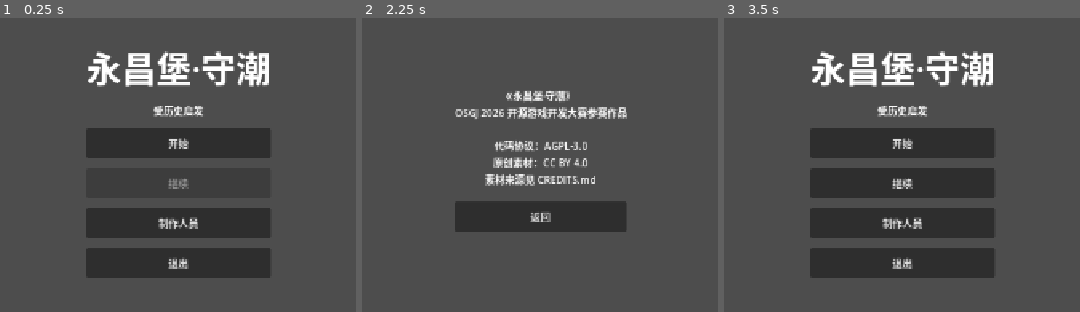
Above: before the commit, frames 1-3 (left to right).
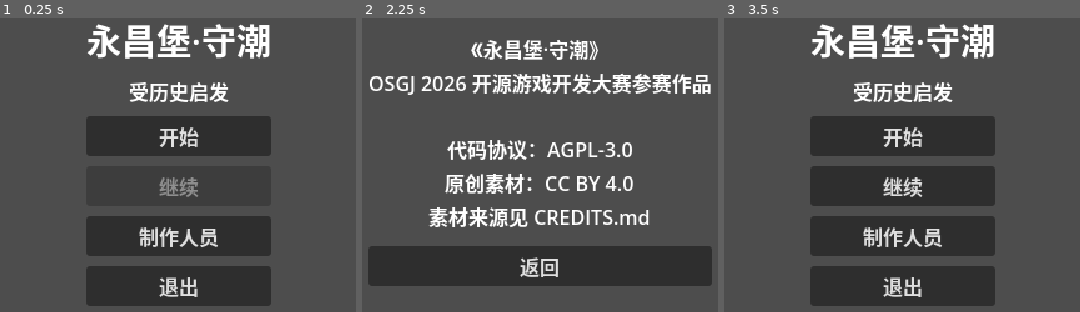
Above: after the commit, the same moments.

Repository: Karrhe/YongChang-public
Game: Godot game, scene res://scenes/menu/menu.tscn
Two runs of this game, one before a commit and one after it. Both use one fixed random seed, a clock stepped at 60 frames per second and the inputs below.
Inputs:
- Up to frame 1 (0.25 s): no input
- Up to frame 2 (2.25 s): click "开始" at 0.5 s; click "开始" at 1.25 s; click "制作人员" at 2 s
- Up to frame 3 (3.5 s): click "返回" at 2.75 s

The runs differ from the first frame. In frame 1, 21% of the frame differs, in the area x 24-77%, y 2-98%; in frame 2, 29%, in the area x 1-99%, y 7-92%; in frame 3, 23%.

Commit message:
SET: split rules, auto-load text tables, 640x360 display, save fields, fake battle/work
- Rules merges data/rules/*.json; each file has one top-level key named after the file
- Game loads every translation in data/text/, so new tables need no project.godot change
- Display: 640x360 viewport, integer scale, nearest filter, 1280x720 window
- SaveData v2: death_battle, elder_retired, hammer_text, granary_used per gen,
  named lanterns in three groups, roster with unit ids, story_mode, seen_hints
- Contract checks interface v2 inputs/results; fake battle and fake work use it
- Smoke test uses a temporary save path and no longer deletes the real save

Co-Authored-By: Claude Opus 5.5 <noreply@anthropic.com>

Diff:
--- /dev/null
+++ b/data/rules/core.json
@@ -0,0 +1,11 @@
+{
+	"_note": "公共规则（负责人维护）。data/rules/ 下每个 JSON 文件只有一个顶层键，键名等于文件名：core.json → core，battle.json → battle。Rules 启动时把它们合并成一张表，用 Rules.get_value(\"core.new_game.rice\") 读取。来源：WORK-001 v1.2 §2。",
+	"core": {
+		"new_game": {
+			"people": 8,
+			"rice": 6,
+			"materials": 2
+		},
+		"min_people": 4
+	}
+}
--- a/data/rules/rules.json
+++ /dev/null
@@ -1,10 +0,0 @@
-{
-	"_note": "所有可调的规则和数值。来源：BAT-001 v1.2、WORK-001 v1.2。第 1 天只放了劳作阶段的起始值，其余随功能逐步加入。",
-	"work": {
-		"start": {
-			"people": 8,
-			"rice": 6,
-			"materials": 2
-		}
-	}
-}
--- a/data/text/zh_main.csv
+++ b/data/text/zh_main.csv
@@ -13,3 +13,11 @@
 代码协议：AGPL-3.0
 原创素材：CC BY 4.0
 素材来源见 CREDITS.md"
+HAMMER_DEFAULT,石头要彼此咬住
+DEV_FAKE_BATTLE,假战斗
+DEV_FAKE_WORK,假劳作
+DEV_HELD,守住
+DEV_COSTLY,惨胜
+DEV_HERO_DIED,惨胜（主角阵亡）
+DEV_GOAL_MET,目标达成
+DEV_GOAL_NOT_MET,目标未达成
--- a/project.godot
+++ b/project.godot
@@ -23,17 +23,21 @@
 
 [display]
 
-window/size/viewport_width=1280
-window/size/viewport_height=720
-window/stretch/mode="canvas_items"
-window/stretch/aspect="expand"
+window/size/viewport_width=640
+window/size/viewport_height=360
+window/size/window_width_override=1280
+window/size/window_height_override=720
+window/stretch/mode="viewport"
+window/stretch/aspect="keep"
+window/stretch/scale_mode="integer"
 
 [internationalization]
 
-locale/translations=PackedStringArray("res://data/text/zh_main.zh.translation")
 locale/fallback="zh"
 
 [rendering]
 
+textures/canvas_textures/default_texture_filter=0
+
 renderer/rendering_method="gl_compatibility"
 renderer/rendering_method.mobile="gl_compatibility"
--- /dev/null
+++ b/scenes/flow/fake_battle.tscn
@@ -0,0 +1,12 @@
+[gd_scene load_steps=2 format=3]
+
+[ext_resource type="Script" path="res://scripts/flow/fake_battle.gd" id="1_fake_battle"]
+
+[node name="FakeBattle" type="Control"]
+layout_mode = 3
+anchors_preset = 15
+anchor_right = 1.0
+anchor_bottom = 1.0
+grow_horizontal = 2
+grow_vertical = 2
+script = ExtResource("1_fake_battle")
--- /dev/null
+++ b/scenes/flow/fake_work.tscn
@@ -0,0 +1,12 @@
+[gd_scene load_steps=2 format=3]
+
+[ext_resource type="Script" path="res://scripts/flow/fake_work.gd" id="1_fake_work"]
+
+[node name="FakeWork" type="Control"]
+layout_mode = 3
+anchors_preset = 15
+anchor_right = 1.0
+anchor_bottom = 1.0
+grow_horizontal = 2
+grow_vertical = 2
+script = ExtResource("1_fake_work")
--- /dev/null
+++ b/scripts/core/contract.gd
@@ -0,0 +1,131 @@
+class_name Contract
+extends RefCounted
+## 模块接口 v2（TEAM-001 §4）的字段检查。每个检查函数返回问题列表，空 = 合格。
+## 战斗、劳作的测试都可以用它检查自己的 result。
+
+const BATTLE_IDS := ["battle_1", "battle_2", "battle_3", "battle_4", "battle_5",
+	"battle_6", "battle_7", "battle_8", "battle_9"]
+const WORK_IDS := ["after_battle_1", "after_battle_2", "after_battle_4",
+	"after_battle_5", "after_battle_7", "after_battle_8"]
+const WALL_SLOT_IDS := ["A1", "A2", "A3", "B1", "B2", "B3", "C1", "C2", "C3",
+	"gate_A", "gate_B", "gate_C"]
+const WALL_TYPES := ["none", "fence", "stone"]
+const UNIT_TYPES := ["spearman", "crossbow", "craftsman", "courier"]
+const OUTCOMES := ["held", "costly"]
+const STORY_KEY_SLOTS := ["start", "end", "hero_death"]
+
+const BATTLE_INPUT_KEYS := {
+	"battle_id": TYPE_STRING, "roster": TYPE_ARRAY, "bonus_defenders": TYPE_INT,
+	"wall_slots": TYPE_DICTIONARY, "hungry": TYPE_INT, "story_mode": TYPE_BOOL,
+	"seen_hints": TYPE_ARRAY, "story_keys": TYPE_DICTIONARY,
+}
+const BATTLE_RESULT_KEYS := {
+	"battle_id": TYPE_STRING, "outcome": TYPE_STRING, "hero_died": TYPE_BOOL,
+	"elder_retired": TYPE_BOOL, "roster": TYPE_ARRAY, "defenders_lost": TYPE_INT,
+	"villagers_saved": TYPE_INT, "villagers_lost": TYPE_INT, "raiders_defeated": TYPE_INT,
+	"wall_slots": TYPE_DICTIONARY, "seen_hints": TYPE_ARRAY,
+}
+const WORK_KEYS := {
+	"work_id": TYPE_STRING, "gen": TYPE_INT, "people": TYPE_INT, "rice": TYPE_INT,
+	"materials": TYPE_INT, "hungry": TYPE_INT, "roster": TYPE_ARRAY,
+	"wall_slots": TYPE_DICTIONARY, "granary_used": TYPE_BOOL,
+}
+
+
+static func check_battle_input(input: Dictionary) -> PackedStringArray:
+	var errors := _check_keys("battle input", input, BATTLE_INPUT_KEYS)
+	if not input.has("hero") or not input.has("elder"):
+		errors.append("battle input: hero and elder must be present (null allowed)")
+	errors.append_array(_check_hero("hero", input.get("hero")))
+	errors.append_array(_check_hero("elder", input.get("elder")))
+	if not input.get("battle_id") in BATTLE_IDS:
+		errors.append("battle input: unknown battle_id %s" % input.get("battle_id"))
+	errors.append_array(_check_roster(input.get("roster", [])))
+	errors.append_array(_check_walls(input.get("wall_slots", {})))
+	var keys: Variant = input.get("story_keys", {})
+	if keys is Dictionary:
+		for slot: String in keys:
+			if not slot in STORY_KEY_SLOTS:
+				errors.append("battle input: unknown story_keys slot %s" % slot)
+	return errors
+
+
+static func check_battle_result(result: Dictionary) -> PackedStringArray:
+	var errors := _check_keys("battle result", result, BATTLE_RESULT_KEYS)
+	if not result.get("outcome") in OUTCOMES:
+		errors.append("battle result: outcome must be held or costly")
+	errors.append_array(_check_roster(result.get("roster", [])))
+	errors.append_array(_check_walls(result.get("wall_slots", {})))
+	return errors
+
+
+static func check_work_input(input: Dictionary) -> PackedStringArray:
+	var errors := _check_keys("work input", input, WORK_KEYS)
+	if not input.get("work_id") in WORK_IDS:
+		errors.append("work input: unknown work_id %s" % input.get("work_id"))
+	errors.append_array(_check_roster(input.get("roster", [])))
+	errors.append_array(_check_walls(input.get("wall_slots", {})))
+	return errors
+
+
+static func check_work_result(result: Dictionary) -> PackedStringArray:
+	var errors := _check_keys("work result", result, WORK_KEYS)
+	if typeof(result.get("goal_met")) != TYPE_BOOL:
+		errors.append("work result: goal_met must be bool")
+	errors.append_array(_check_roster(result.get("roster", [])))
+	errors.append_array(_check_walls(result.get("wall_slots", {})))
+	return errors
+
+
+static func _check_keys(label: String, data: Dictionary, spec: Dictionary) -> PackedStringArray:
+	var errors := PackedStringArray()
+	for key: String in spec:
+		if not data.has(key):
+			errors.append("%s: missing %s" % [label, key])
+			continue
+		var value: Variant = data[key]
+		var ok: bool = typeof(value) == spec[key]
+		if spec[key] == TYPE_ARRAY and value is PackedStringArray:
+			ok = true
+		if not ok:
+			errors.append("%s: %s has wrong type" % [label, key])
+	return errors
+
+
+static func _check_hero(label: String, hero: Variant) -> PackedStringArray:
+	var errors := PackedStringArray()
+	if hero == null:
+		return errors
+	if not hero is Dictionary or not int(hero.get("gen", 0)) in [1, 2, 3] \
+			or not hero.get("role") in ["hero", "companion"]:
+		errors.append("%s must be null or {gen: 1-3, role: hero|companion}" % label)
+	return errors
+
+
+static func _check_roster(roster: Variant) -> PackedStringArray:
+	var errors := PackedStringArray()
+	if not roster is Array:
+		return errors
+	var seen := {}
+	for unit: Variant in roster:
+		if not unit is Dictionary or not unit.get("type") in UNIT_TYPES \
+				or typeof(unit.get("id")) != TYPE_STRING:
+			errors.append("roster: bad unit %s" % str(unit))
+		elif seen.has(unit.id):
+			errors.append("roster: duplicate id %s" % unit.id)
+		else:
+			seen[unit.id] = true
+	return errors
+
+
+static func _check_walls(walls: Variant) -> PackedStringArray:
+	var errors := PackedStringArray()
+	if not walls is Dictionary:
+		return errors
+	for slot: String in walls:
+		var wall: Variant = walls[slot]
+		if not slot in WALL_SLOT_IDS:
+			errors.append("wall_slots: unknown slot %s" % slot)
+		elif not wall is Dictionary or not wall.get("type") in WALL_TYPES or not wall.get("hp") is Array:
+			errors.append("wall_slots: bad slot %s" % slot)
+	return errors
--- a/scripts/core/game.gd
+++ b/scripts/core/game.gd
@@ -1,30 +1,53 @@
 extends Node
 ## 全局游戏状态：保存 / 读取存档，取剧情文字，切换画面。
 
-const SAVE_PATH := "user://save.tres"
+const DEFAULT_SAVE_PATH := "user://save.tres"
+## 每个模块一张文本表，都放在这里。Godot 导入 CSV 后在旁边生成 .translation，
+## 启动时全部加载，所以新加一张表不用改 project.godot。
+const TEXT_DIR := "res://data/text/"
 
+## 测试改成临时路径，避免删掉真实存档。
+var save_path := DEFAULT_SAVE_PATH
 var save: SaveData = SaveData.new()
+## 已加载的文本表路径（测试检查用）。
+var text_tables: PackedStringArray = PackedStringArray()
 
 
 func _ready() -> void:
 	# 只做中文：不跟随系统语言。
 	TranslationServer.set_locale("zh")
+	load_text_tables()
+
+
+func load_text_tables() -> void:
+	for file_name in DirAccess.get_files_at(TEXT_DIR):
+		if file_name.get_extension() != "translation":
+			continue
+		var path := TEXT_DIR + file_name
+		if path in text_tables:
+			continue
+		var table := load(path)
+		if table is Translation:
+			TranslationServer.add_translation(table)
+			text_tables.append(path)
+		else:
+			push_error("Not a translation file: %s" % path)
 
 
 func new_game() -> void:
 	save = SaveData.new()
-	save.people = int(Rules.get_value("work.start.people", 0))
-	save.rice = int(Rules.get_value("work.start.rice", 0))
-	save.materials = int(Rules.get_value("work.start.materials", 0))
+	save.people = int(Rules.get_value("core.new_game.people", 0))
+	save.rice = int(Rules.get_value("core.new_game.rice", 0))
+	save.materials = int(Rules.get_value("core.new_game.materials", 0))
 	save.progress = "P1"
 
 
 func has_save() -> bool:
-	return ResourceLoader.exists(SAVE_PATH)
+	return ResourceLoader.exists(save_path)
 
 
 func save_game() -> void:
-	var err := ResourceSaver.save(save, SAVE_PATH)
+	var err := ResourceSaver.save(save, save_path)
 	if err != OK:
 		push_error("Save failed: %s" % error_string(err))
 
@@ -32,25 +55,40 @@
 func load_game() -> bool:
 	if not has_save():
 		return false
-	var loaded := ResourceLoader.load(SAVE_PATH, "", ResourceLoader.CACHE_MODE_IGNORE)
+	var loaded := ResourceLoader.load(save_path, "", ResourceLoader.CACHE_MODE_IGNORE)
 	if loaded is SaveData:
 		save = loaded
 		return true
 	return false
 
 
+func delete_save() -> void:
+	if has_save():
+		DirAccess.remove_absolute(ProjectSettings.globalize_path(save_path))
+
+
 ## 取剧情或界面文字。文本表里没有这一条时，显示 [待写: ID]。
 ## 文字里的 {名1} 换成文本表里固定的第一代主角名字（NAME_GEN1），
-## {名2} {名3} 换成玩家起的名字。
+## {名2} {名3} 换成玩家起的名字，{刻字} 换成石锤刻字。
 func text(id: String) -> String:
 	var value := tr(id)
 	if value == id:
 		return "[待写: %s]" % id
+	return fill_names(value)
+
+
+func fill_names(value: String) -> String:
 	if value.contains("{名1}"):
 		value = value.replace("{名1}", tr("NAME_GEN1"))
 	for i in save.names.size():
 		value = value.replace("{名%d}" % (i + 2), save.names[i])
+	if value.contains("{刻字}"):
+		value = value.replace("{刻字}", hammer_text())
 	return value
+
+
+func hammer_text() -> String:
+	return save.hammer_text if save.hammer_text != "" else tr("HAMMER_DEFAULT")
 
 
 func go_to(scene_path: String) -> void:
--- a/scripts/core/rules.gd
+++ b/scripts/core/rules.gd
@@ -1,9 +1,13 @@
 extends Node
-## 所有可调的规则和数值都从 data/rules/rules.json 读取，代码里不写死数值。
+## 所有可调的规则和数值都从 data/rules/*.json 读取，代码里不写死数值。
+## 每个文件只有一个顶层键，键名等于文件名（battle.json → "battle"），
+## 这样各任务包各管一个文件，不会互相覆盖。以下划线开头的键（如 "_note"）是注释，忽略。
 
-const RULES_PATH := "res://data/rules/rules.json"
+const RULES_DIR := "res://data/rules/"
 
 var data: Dictionary = {}
+## 读取时发现的问题（文件打不开、格式不对、键名和文件名不一致），测试会检查它为空。
+var errors: PackedStringArray = PackedStringArray()
 
 
 func _ready() -> void:
@@ -11,18 +15,41 @@
 
 
 func load_rules() -> void:
-	var file := FileAccess.open(RULES_PATH, FileAccess.READ)
+	data = {}
+	errors = PackedStringArray()
+	var files := DirAccess.get_files_at(RULES_DIR)
+	files.sort()
+	for file_name in files:
+		if file_name.get_extension() == "json":
+			_load_file(file_name)
+
+
+func _load_file(file_name: String) -> void:
+	var path := RULES_DIR + file_name
+	var file := FileAccess.open(path, FileAccess.READ)
 	if file == null:
-		push_error("Cannot open rules file: %s" % RULES_PATH)
+		_error("Cannot open rules file: %s" % path)
 		return
 	var parsed: Variant = JSON.parse_string(file.get_as_text())
-	if parsed is Dictionary:
-		data = parsed
-	else:
-		push_error("Rules file is not a JSON object: %s" % RULES_PATH)
+	if not parsed is Dictionary:
+		_error("Rules file is not a JSON object: %s" % path)
+		return
+	var expected := file_name.get_basename()
+	for key: String in parsed:
+		if key.begins_with("_"):
+			continue
+		if key != expected:
+			_error("Rules file %s must only have the top-level key \"%s\", found \"%s\"" % [path, expected, key])
+			continue
+		data[key] = parsed[key]
 
 
-## 按路径取值，例如 get_value("work.start.rice")。找不到时返回 default。
+func _error(message: String) -> void:
+	errors.append(message)
+	push_error(message)
+
+
+## 按路径取值，例如 get_value("core.new_game.rice")。找不到时返回 default。
 func get_value(path: String, default: Variant = null) -> Variant:
 	var node: Variant = data
 	for key in path.split("."):
--- a/scripts/core/save_data.gd
+++ b/scripts/core/save_data.gd
@@ -1,37 +1,74 @@
 class_name SaveData
 extends Resource
-## 跨战斗、跨代保存的全部状态（一个自动保存的资源）。
+## 跨战斗、跨代保存的全部状态（一个自动保存的资源）。只有 FLOW 写它（TEAM-001 §4）。
+## 代的下标：0 = 第一代，1 = 第二代，2 = 第三代。
+
+## 存档格式版本。以后改字段时加 1，读档时按版本补默认值。
+@export var version: int = 2
 
 ## 玩家起的名字，只有第二、三代：下标 0 = {名2}，下标 1 = {名3}。
 ## 第一代主角名字固定，写在文本表 NAME_GEN1 里，不进存档。
 @export var names: PackedStringArray = PackedStringArray(["", ""])
-## 每一代主角 / 同伴是否存活，下标 0–2 对应第一到第三代。
+## 石锤刻字：T1 起名之后输入。空 = 还没输入（显示时用文本表 HAMMER_DEFAULT）。
+@export var hammer_text: String = ""
+
+## 每一代主角 / 同伴是否存活（条件行要用）：
+## hero_alive      = [王成, {名2}, {名3}]
+## companion_alive = [阿棠, 周砚, 阿禾]
 @export var hero_alive: Array[bool] = [true, true, true]
 @export var companion_alive: Array[bool] = [true, true, true]
+## 每代主角死在哪一场，如 "battle_2"；空 = 没死。死亡阶段替换句按它换（剧本附录 D）。
+@export var death_battle: PackedStringArray = PackedStringArray(["", "", ""])
+## 第一代的长辈（王成或阿棠）在 G2-3 之后退休，之后只在剧情里出现。
+@export var elder_retired: bool = false
 
 @export var people: int = 0
 @export var rice: int = 0
 @export var materials: int = 0
 @export var hungry: int = 0
 
-## 训练过的守军（含教学单位），每项是兵种 ID，例如 "spearman"。
-@export var defenders: PackedStringArray = PackedStringArray()
+## 训练过的守军和教学单位，每项是 {"id": "u7", "type": "spearman"}（TEAM-001 §4 的 unit）。
+@export var roster: Array[Dictionary] = []
+## 下一个新单位用的编号，保证 id 不重复。
+@export var next_unit_id: int = 1
 
 ## 墙位：键是墙位 ID（如 "A1"、"gate_A"），值是 {"type": "none"/"fence"/"stone", "hp": [每一格的 HP]}。
 @export var wall_slots: Dictionary = {}
-@export var wall_goal_met: bool = false
+## 每代的目标卡是否达成（G2-6 看第二代的）。
+@export var goal_met: Array[bool] = [false, false, false]
+## 每代的宗族粮仓是否用过（WORK-001 §8，每代一次）。
+@export var granary_used: Array[bool] = [false, false, false]
 
-## 灯分三组：villager（乡亲）、defender（守军）、hero（主角和同伴，记名字）。
-@export var lanterns_villager: int = 0
-@export var lanterns_defender: int = 0
-@export var lantern_hero_names: PackedStringArray = PackedStringArray()
+## 灯分三组，每盏灯是 {"name": "陈阿六", "gen": 1, "battle": "battle_2"}：
+## villager（乡亲）、defender（守军，含教学单位和民兵）、hero（主角和同伴）。
+## 乡亲和守军的名字由 FLOW 在失去时从名字表按顺序取（BAT-001 §13）。
+@export var lanterns_villager: Array[Dictionary] = []
+@export var lanterns_defender: Array[Dictionary] = []
+@export var lanterns_hero: Array[Dictionary] = []
 
 @export var raiders_defeated: int = 0
 
-## 剧情选择 C1–C5："A" / "B"，没做过为空。
+## 剧情选择："C1"–"C5" → "A" / "B"，没做过就没有这个键。
 @export var choices: Dictionary = {}
-## 战斗结果 B1–B9："held"（守住）/ "costly"（惨胜）。
+## 战斗结果："battle_1"–"battle_9" → "held"（守住）/ "costly"（惨胜）。
+## 代码里不写 B1，会和墙位 B1 撞名（TEAM-001 §4）。
 @export var battle_results: Dictionary = {}
+
+## 剧情模式：海寇 HP −1，每场回合上限 +1（BAT-001 §8）。
+@export var story_mode: bool = false
+## 看过的教程提示 ID，只显示一次。
+@export var seen_hints: PackedStringArray = PackedStringArray()
 
 ## 当前进度：下一步要进入的流程节点 ID。
 @export var progress: String = ""
+
+
+## 新单位：分配一个不重复的 id。
+func new_unit(type: String) -> Dictionary:
+	var unit := {"id": "u%d" % next_unit_id, "type": type}
+	next_unit_id += 1
+	return unit
+
+
+func lantern_count() -> int:
+	return lanterns_villager.size() + lanterns_defender.size() + lanterns_hero.size()
--- /dev/null
+++ b/scripts/flow/fake_battle.gd
@@ -0,0 +1,45 @@
+extends Control
+## 假战斗：BAT 交付前顶替 res://scenes/battle/battle.tscn（TEAM-001 §1）。
+## 和真战斗同一个接口：setup(input) → finished(result)。按钮直接给结果。
+
+signal finished(result: Dictionary)
+
+var input: Dictionary = {}
+
+
+func setup(battle_input: Dictionary) -> void:
+	input = battle_input.duplicate(true)
+
+
+func _ready() -> void:
+	var box := DevUI.panel(self, "%s  %s" % [Game.text("DEV_FAKE_BATTLE"), input.get("battle_id", "")])
+	DevUI.button(box, "DEV_HELD", func() -> void: _finish("held", false))
+	DevUI.button(box, "DEV_COSTLY", func() -> void: _finish("costly", false))
+	var hero_btn := DevUI.button(box, "DEV_HERO_DIED", func() -> void: _finish("costly", true))
+	hero_btn.disabled = input.get("hero") == null
+
+
+## 按接口 v2 拼一份结果：守住时不失去人；惨胜时失去 2 个乡亲、1 个守军（名单最后一个）。
+static func make_result(battle_input: Dictionary, outcome: String, hero_died: bool) -> Dictionary:
+	var roster: Array = battle_input.get("roster", []).duplicate(true)
+	var defenders_lost := 0
+	if outcome == "costly" and not roster.is_empty():
+		roster.pop_back()
+		defenders_lost = 1
+	return {
+		"battle_id": battle_input.get("battle_id", ""),
+		"outcome": outcome,
+		"hero_died": hero_died and battle_input.get("hero") != null,
+		"elder_retired": false,
+		"roster": roster,
+		"defenders_lost": defenders_lost,
+		"villagers_saved": 4 if outcome == "held" else 3,
+		"villagers_lost": 0 if outcome == "held" else 2,
+		"raiders_defeated": 3,
+		"wall_slots": battle_input.get("wall_slots", {}).duplicate(true),
+		"seen_hints": Array(battle_input.get("seen_hints", [])),
+	}
+
+
+func _finish(outcome: String, hero_died: bool) -> void:
+	finished.emit(make_result(input, outcome, hero_died))
--- /dev/null
+++ b/scripts/flow/fake_work.gd
@@ -0,0 +1,23 @@
+extends Control
+## 假劳作：WORK 交付前顶替 res://scenes/work/work.tscn（TEAM-001 §1）。
+## 和真劳作同一个接口：setup(input) → finished(result)。资源、墙位、守军原样返回。
+
+signal finished(result: Dictionary)
+
+var input: Dictionary = {}
+
+
+func setup(work_input: Dictionary) -> void:
+	input = work_input.duplicate(true)
+
+
+func _ready() -> void:
+	var box := DevUI.panel(self, "%s  %s" % [Game.text("DEV_FAKE_WORK"), input.get("work_id", "")])
+	DevUI.button(box, "DEV_GOAL_MET", func() -> void: finished.emit(make_result(input, true)))
+	DevUI.button(box, "DEV_GOAL_NOT_MET", func() -> void: finished.emit(make_result(input, false)))
+
+
+static func make_result(work_input: Dictionary, goal_met: bool) -> Dictionary:
+	var result := work_input.duplicate(true)
+	result["goal_met"] = goal_met
+	return result
--- a/scripts/ui/credits.gd
+++ b/scripts/ui/credits.gd
@@ -9,7 +9,7 @@
 	center.set_anchors_and_offsets_preset(Control.PRESET_FULL_RECT)
 	add_child(center)
 	var box := VBoxContainer.new()
-	box.add_theme_constant_override("separation", 24)
+	box.add_theme_constant_override("separation", 12)
 	center.add_child(box)
 
 	var body := Label.new()
@@ -19,7 +19,7 @@
 
 	var back := Button.new()
 	back.text = Game.text("UI_BACK")
-	back.custom_minimum_size = Vector2(240, 48)
+	back.custom_minimum_size = Vector2(120, 24)
 	back.pressed.connect(func() -> void: Game.go_to(MENU_SCENE))
 	box.add_child(back)
 
--- /dev/null
+++ b/scripts/ui/dev_ui.gd
@@ -0,0 +1,26 @@
+class_name DevUI
+extends RefCounted
+## 假模块和开发用画面的简单界面，按 640×360 排。正式画面不用它。
+
+
+static func panel(parent: Control, title: String) -> VBoxContainer:
+	var center := CenterContainer.new()
+	center.set_anchors_and_offsets_preset(Control.PRESET_FULL_RECT)
+	parent.add_child(center)
+	var box := VBoxContainer.new()
+	box.add_theme_constant_override("separation", 8)
+	center.add_child(box)
+	var label := Label.new()
+	label.text = title
+	label.horizontal_alignment = HORIZONTAL_ALIGNMENT_CENTER
+	box.add_child(label)
+	return box
+
+
+static func button(parent: Node, text_id: String, callback: Callable) -> Button:
+	var btn := Button.new()
+	btn.text = Game.text(text_id)
+	btn.custom_minimum_size = Vector2(160, 24)
+	btn.pressed.connect(callback)
+	parent.add_child(btn)
+	return btn
--- a/scripts/ui/menu.gd
+++ b/scripts/ui/menu.gd
@@ -9,12 +9,12 @@
 	center.set_anchors_and_offsets_preset(Control.PRESET_FULL_RECT)
 	add_child(center)
 	var box := VBoxContainer.new()
-	box.add_theme_constant_override("separation", 16)
+	box.add_theme_constant_override("separation", 8)
 	center.add_child(box)
 
 	var title := Label.new()
 	title.text = Game.text("UI_TITLE")
-	title.add_theme_font_size_override("font_size", 56)
+	title.add_theme_font_size_override("font_size", 28)
 	title.horizontal_alignment = HORIZONTAL_ALIGNMENT_CENTER
 	box.add_child(title)
 
@@ -33,7 +33,7 @@
 func _add_button(parent: Node, text_id: String, callback: Callable) -> Button:
 	var button := Button.new()
 	button.text = Game.text(text_id)
-	button.custom_minimum_size = Vector2(240, 48)
+	button.custom_minimum_size = Vector2(120, 24)
 	button.pressed.connect(callback)
 	parent.add_child(button)
 	return button
--- a/tests/smoke_test.gd
+++ b/tests/smoke_test.gd
@@ -1,15 +1,29 @@
 extends Node
-## 冒烟测试：检查文本表、规则读取、存档读写。
+## 冒烟测试：检查文本表、规则读取、存档读写、假模块的接口。
 ## 运行：godot --headless --path . res://tests/smoke_test.tscn
+## 用临时存档路径，不会碰真实存档。
+
+const TEST_SAVE_PATH := "user://test_smoke_save.tres"
+const FakeBattle := preload("res://scripts/flow/fake_battle.gd")
+const FakeWork := preload("res://scripts/flow/fake_work.gd")
 
 var failures := 0
 
 
 func _ready() -> void:
+	var real_path := Game.save_path
+	var real_save := Game.save
+	Game.save_path = TEST_SAVE_PATH
+
 	_check("文本表能读到标题", Game.text("UI_TITLE") == "永昌堡·守潮")
+	_check("文本表从 data/text 自动加载", Game.text_tables.size() >= 1)
 	_check("缺少的场景显示待写", Game.text("G1-2_A") == "[待写: G1-2_A]")
-	_check("规则能读到初始粮食", int(Rules.get_value("work.start.rice", -1)) == 6)
+	_check("规则文件都合格", Rules.errors.is_empty())
+	_check("规则能读到初始粮食", int(Rules.get_value("core.new_game.rice", -1)) == 6)
 	_check("找不到的规则返回默认值", Rules.get_value("no.such.key", 42) == 42)
+	_check("基础分辨率 640×360",
+		ProjectSettings.get_setting("display/window/size/viewport_width") == 640
+		and ProjectSettings.get_setting("display/window/size/viewport_height") == 360)
 
 	Game.new_game()
 	_check("第一代名字固定", tr("NAME_GEN1") == "王成")
@@ -18,18 +32,64 @@
 	Game.save.names[1] = "第三代"
 	var tmp := Translation.new()
 	tmp.locale = "zh"
-	tmp.add_message("TEST_NAMES", "{名1}/{名2}/{名3}")
+	tmp.add_message("TEST_NAMES", "{名1}/{名2}/{名3}/{刻字}")
 	TranslationServer.add_translation(tmp)
-	_check("名字占位符替换正确", Game.text("TEST_NAMES") == "王成/测试名/第三代")
+	_check("名字和刻字占位符替换正确", Game.text("TEST_NAMES") == "王成/测试名/第三代/石头要彼此咬住")
 	TranslationServer.remove_translation(tmp)
 	_check("新游戏使用规则里的初始人口", Game.save.people == 8)
+
+	var u1 := Game.save.new_unit("spearman")
+	var u2 := Game.save.new_unit("craftsman")
+	_check("新单位 id 不重复", u1.id != u2.id)
+	Game.save.roster = [u1, u2]
+	Game.save.death_battle[0] = "battle_2"
+	Game.save.lanterns_defender.append({"name": "陈阿六", "gen": 1, "battle": "battle_2"})
+	Game.save.hammer_text = "测试刻字"
 	Game.save_game()
 	Game.save.people = 0
-	_check("存档能读回", Game.load_game() and Game.save.people == 8 and Game.save.names[0] == "测试名")
+	var loaded := Game.load_game()
+	_check("存档能读回", loaded and Game.save.people == 8 and Game.save.names[0] == "测试名")
+	_check("新字段能读回", loaded and Game.save.roster.size() == 2
+		and Game.save.death_battle[0] == "battle_2"
+		and Game.save.lanterns_defender[0].name == "陈阿六"
+		and Game.save.hammer_text == "测试刻字")
+	Game.delete_save()
+	_check("测试存档已删除", not Game.has_save())
 
-	DirAccess.remove_absolute(ProjectSettings.globalize_path(Game.SAVE_PATH))
+	_check_fakes()
+
+	Game.save_path = real_path
+	Game.save = real_save
+	_check("真实存档路径没变", Game.save_path == Game.DEFAULT_SAVE_PATH)
 	print("SMOKE TEST: %s" % ("PASS" if failures == 0 else "FAIL (%d)" % failures))
 	get_tree().quit(failures)
+
+
+func _check_fakes() -> void:
+	var walls := {"A1": {"type": "fence", "hp": [2, 2]}, "gate_A": {"type": "none", "hp": [0]}}
+	var battle_input := {
+		"battle_id": "battle_2", "hero": {"gen": 1, "role": "hero"}, "elder": null,
+		"roster": [{"id": "u1", "type": "spearman"}, {"id": "u2", "type": "craftsman"}],
+		"bonus_defenders": 0, "wall_slots": walls, "hungry": 0, "story_mode": false,
+		"seen_hints": [], "story_keys": {"start": [], "end": [], "hero_death": []},
+	}
+	_check("假战斗的输入合格", Contract.check_battle_input(battle_input).is_empty())
+	for outcome in ["held", "costly"]:
+		var result := FakeBattle.make_result(battle_input, outcome, outcome == "costly")
+		var errors := Contract.check_battle_result(result)
+		_check("假战斗的结果合格（%s）" % outcome, errors.is_empty())
+		for e in errors:
+			print("    ", e)
+	_check("假战斗不改输入", battle_input.roster.size() == 2)
+
+	var work_input := {
+		"work_id": "after_battle_1", "gen": 1, "people": 8, "rice": 6, "materials": 2,
+		"hungry": 0, "roster": battle_input.roster, "wall_slots": walls, "granary_used": false,
+	}
+	_check("假劳作的输入合格", Contract.check_work_input(work_input).is_empty())
+	var work_result := FakeWork.make_result(work_input, true)
+	_check("假劳作的结果合格", Contract.check_work_result(work_result).is_empty())
+	_check("接口检查能发现缺字段", not Contract.check_battle_result({}).is_empty())
 
 
 func _check(label: String, ok: bool) -> void:
Binary file changed: data/text/zh_main.zh.translation
Not shown, added: scripts/core/contract.gd.uid
Not shown, added: scripts/flow/fake_battle.gd.uid
Not shown, added: scripts/flow/fake_work.gd.uid
Not shown, added: scripts/ui/dev_ui.gd.uid
Not shown, changed: AI_LOG.md
